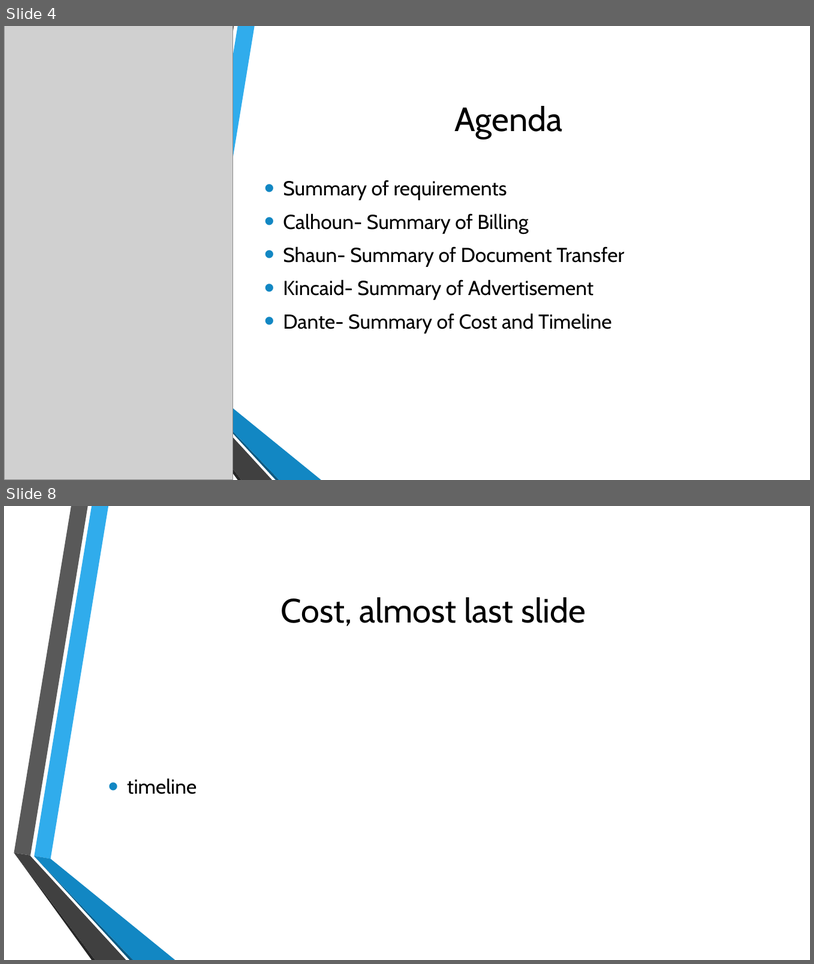
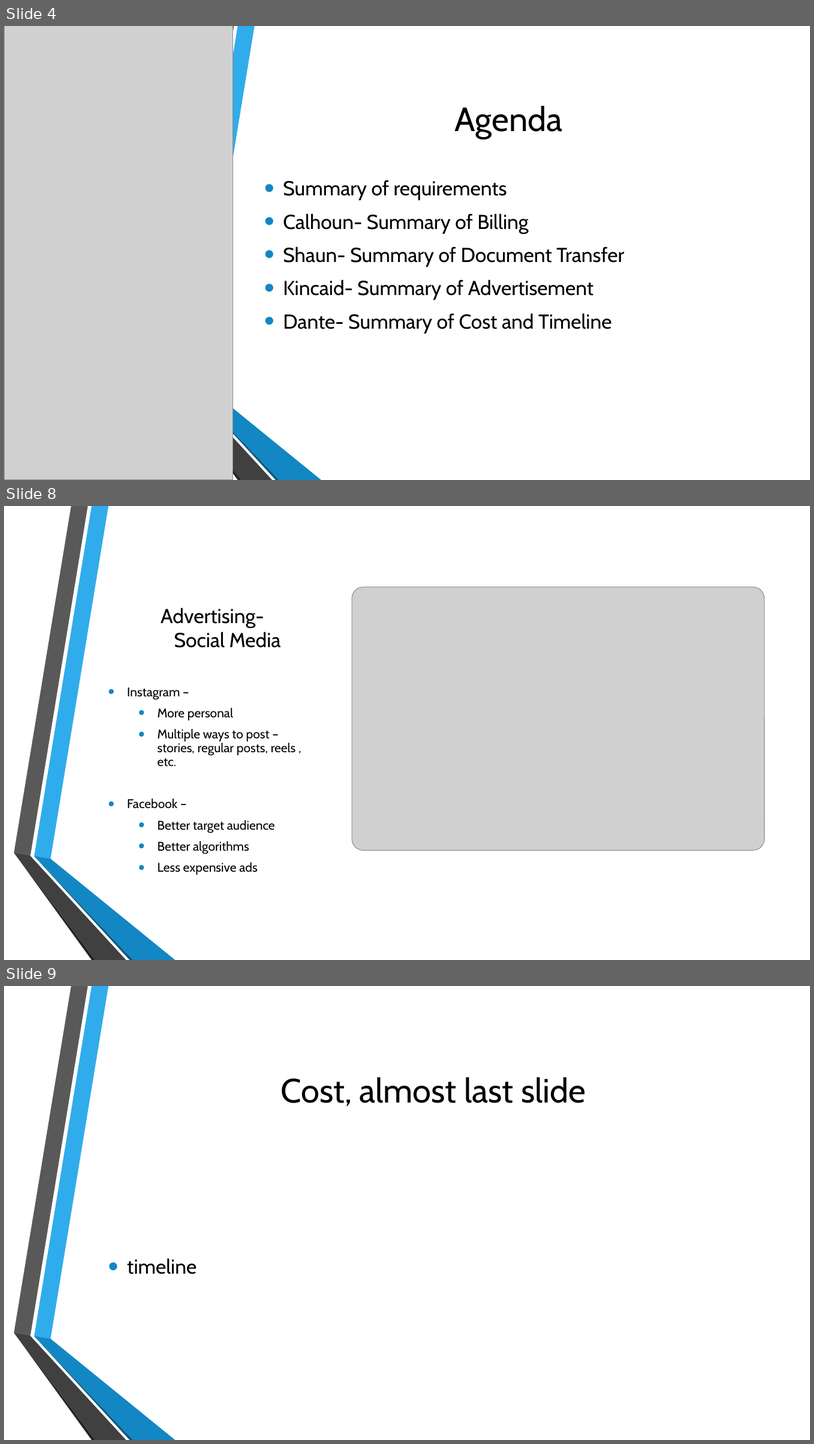
Before and after one commit to CalhounC357/4800_Tax_Boss, a slide deck: De La Riva, Bennett, Calhoun, Young; Tax_Boss.pptx. Shown one above the other, each under a label of ours: slides 4 and 8 before the commit, slides 4, 8 and 9 after it; the slides between them are not shown. The pictures are 814x964 and 814x1444 pixels, drawn with LibreOffice and Linux fonts; fonts in the diff are those of the drawing; grey boxes stand for pictures; background and template pictures are left out. Boxes give left, top, right and bottom in pixels: in the first picture for what was removed or moved away, otherwise in the second. Text is boxed around its words. In the diff, an @@ line names an element or a change of style, - is before the commit and + after.

```diff
--- a/De La Riva, Bennett, Calhoun, Young; Tax_Boss.pptx
+++ b/De La Riva, Bennett, Calhoun, Young; Tax_Boss.pptx
@@ slide 8 added at (x1=4, y1=506, x2=810, y2=960), background picture (left out); not listed: 6 template elements that a slide beside it also shows @@
@@ picture added at (x1=352, y1=587, x2=765, y2=850) @@
@@ title added at (x1=161, y1=607, x2=281, y2=648), 24 pt, text #000000 @@
+Advertising-
+Social Media
@@ text added at (x1=127, y1=687, x2=296, y2=874), 15 pt, text #000000 @@
+• Instagram –
+  • More personal
+  • Multiple ways to post – stories, regular posts, reels , etc.
+• Facebook –
+  • Better target audience
+  • Better algorithms
+  • Less expensive ads
@@ what was slide 8 is now slide 9 @@
```
Also in this commit, not shown: 1 other slide added, 1 slide removed.
